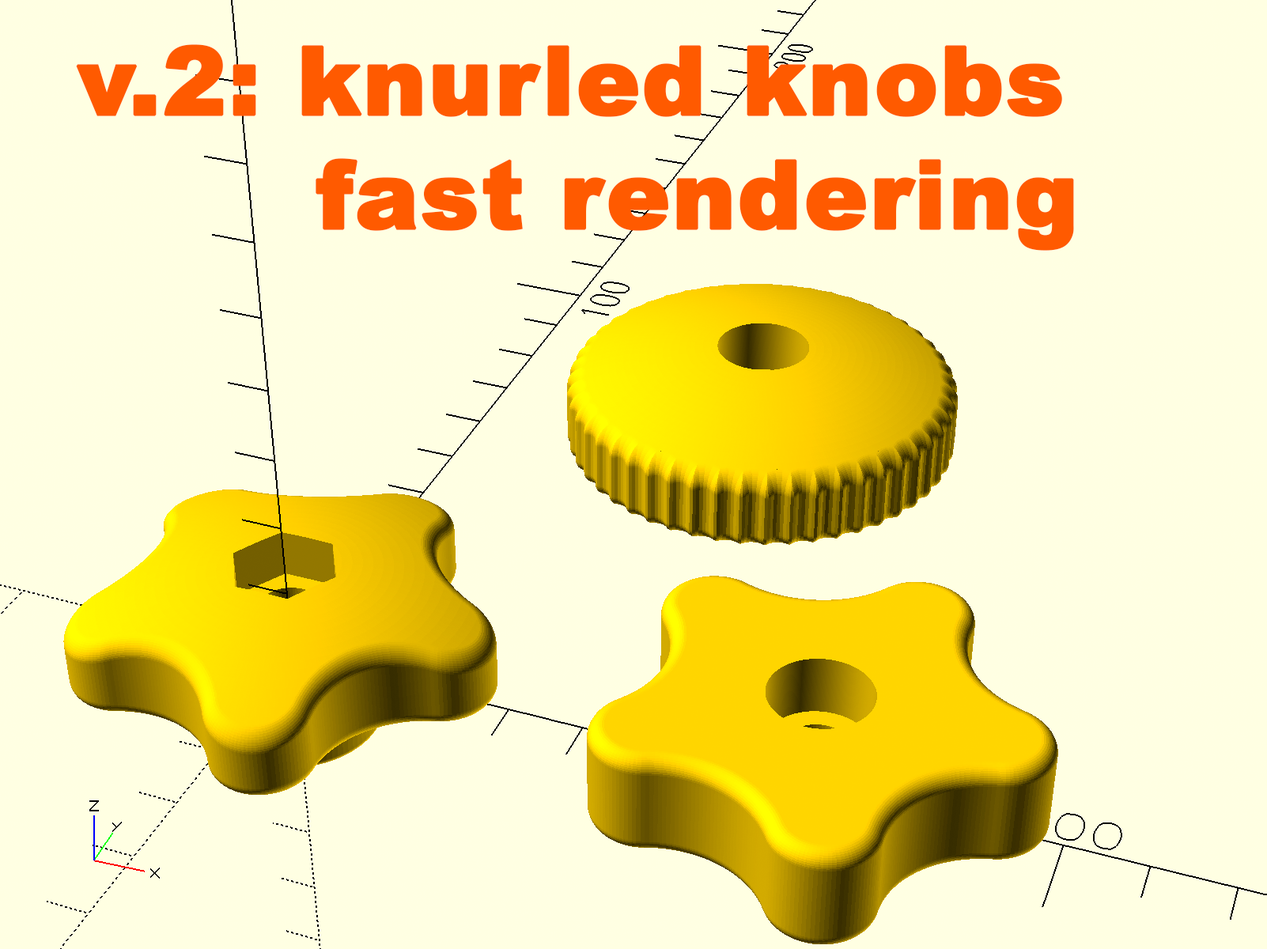
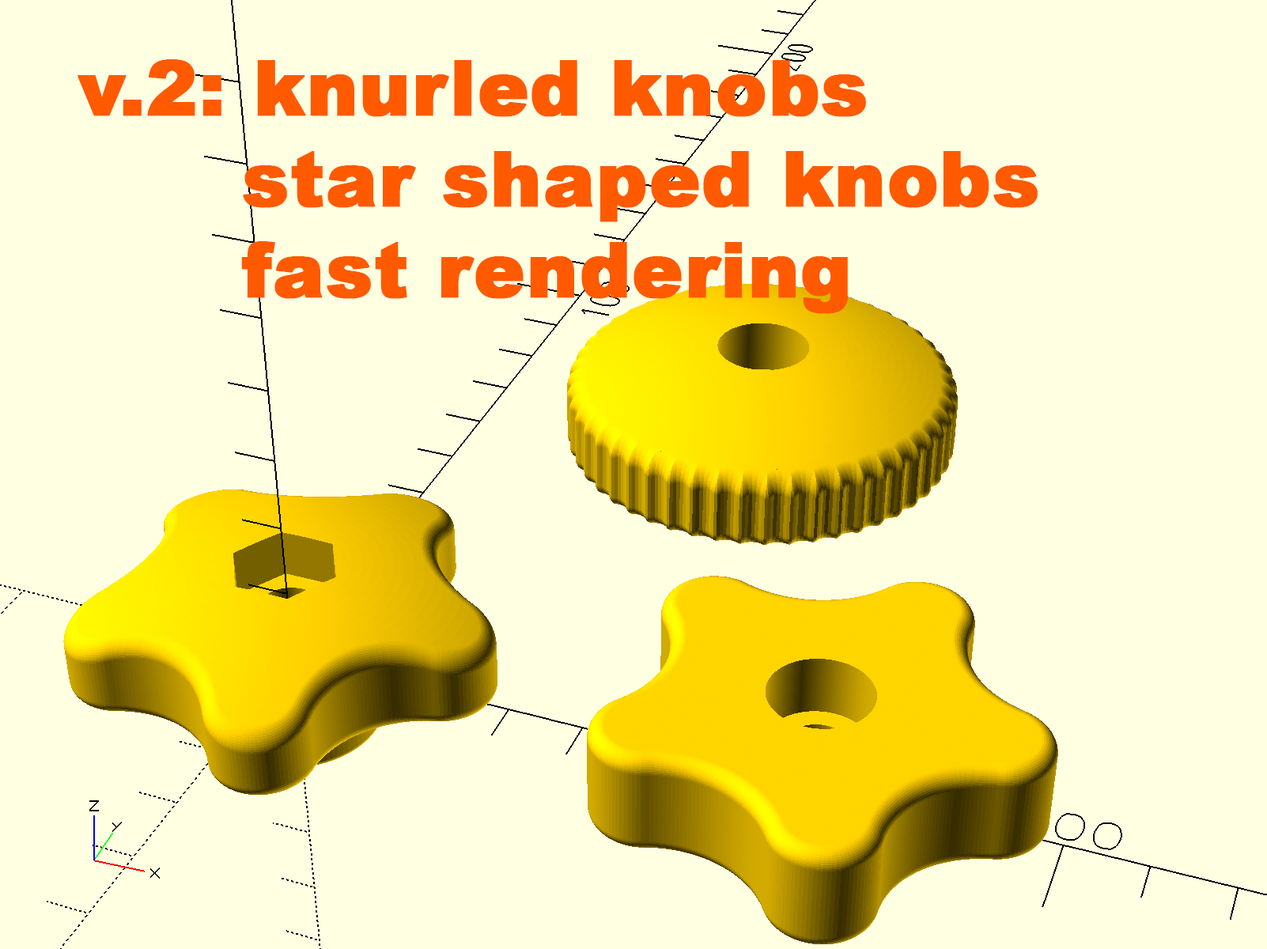
Comparing the layer stacks of the two 1267x949 images. Changes:
renamed "v.2: knurled knobs fast rendering" to "v.2: knurled knobs star shaped knobs fast rendering", moved it above "Ebene 3", painted on it over [75, 44, 1075, 315]
